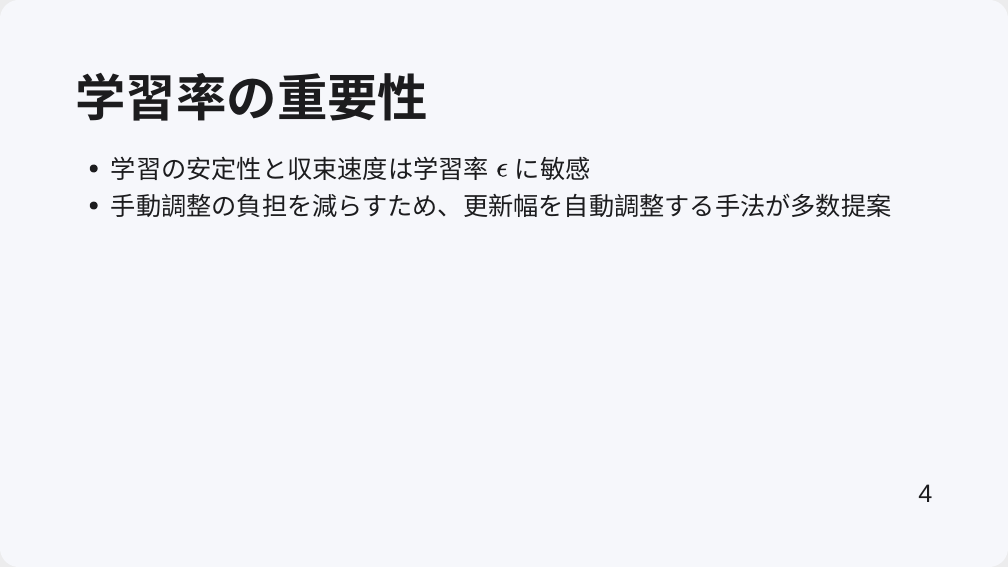
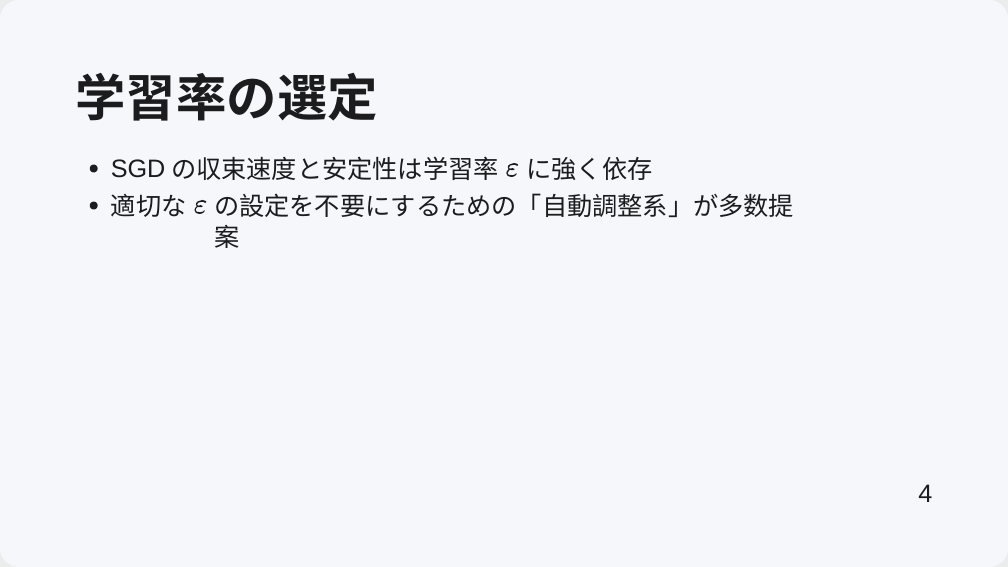
Before and after one commit to frinfo702/slides, a slide deck: slide 4 of nishikawa-lab/pptx/20251010_presentation.pptx. Drawn at 1008x567 pixels with LibreOffice and Linux fonts; fonts in the diff are those of the drawing; background and template pictures are left out. Boxes give left, top, right and bottom in pixels: in the first picture for what was removed or moved away, otherwise in the second. Text is boxed around its words. In the diff, an @@ line names an element or a change of style, - is before the commit and + after.

```diff
--- a/nishikawa-lab/pptx/20251010_presentation.pptx
+++ b/nishikawa-lab/pptx/20251010_presentation.pptx
@@ text at bbox=[76, 73, 378, 121]: text changed @@
-学習率の重要性
+学習率の選定
@@ text added at bbox=[111, 159, 166, 178], 24 pt, text #1C1C1E @@
+SGD
@@ text at bbox=[171, 156, 499, 180]: text changed @@
-学習の安定性と収束速度は学習率
+の収束速度と安定性は学習率
@@ freeform shape: place and size @@
-freeform shape at bbox=[498, 164, 507, 177]
+freeform shape at bbox=[507, 163, 519, 177]
@@ text removed at bbox=[515, 157, 591, 180] @@
-に敏感
@@ text added at bbox=[526, 157, 652, 180], 24 pt, text #1C1C1E @@
+に強く依存
@@ text added at bbox=[111, 194, 187, 217], 24 pt, text #1C1C1E @@
+適切な
@@ freeform shape added at bbox=[194, 200, 206, 215], fill #1C1C1E @@
@@ text at bbox=[214, 193, 794, 217]: text changed @@
-⼿動調整の負担を減らすため、更新幅を⾃動調整する⼿法が多数提案
+の設定を不要にするための「⾃動調整系」が多数提案
```
Also in this commit, not shown: 11 other slides changed, 4 slides added, 3 slides removed, 8 other files.
